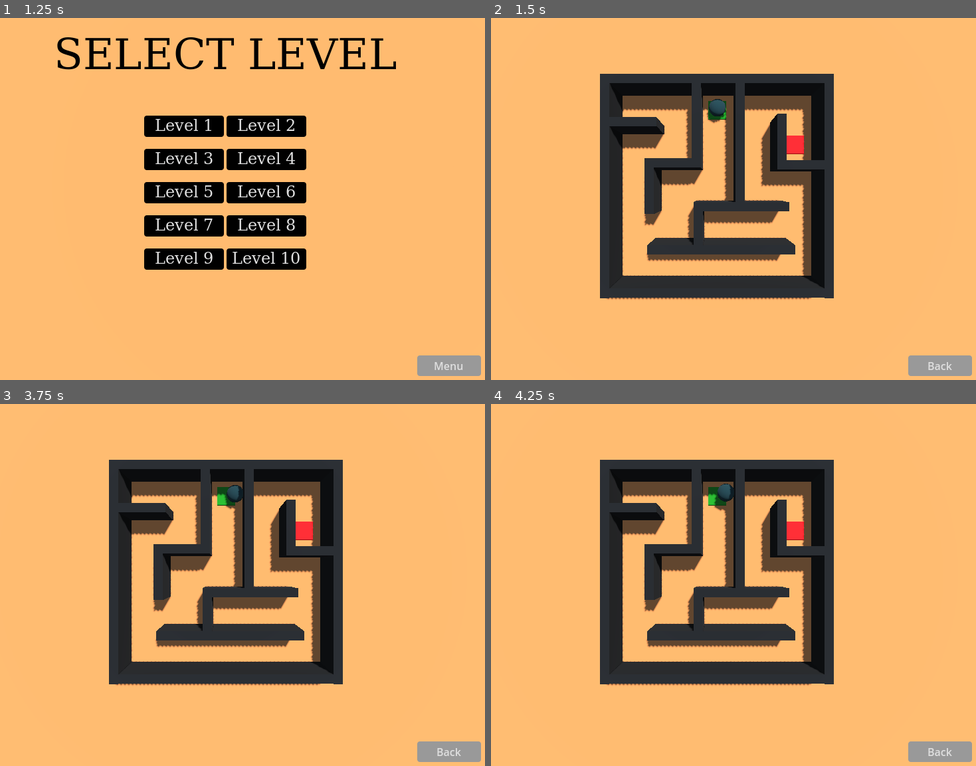
Above: before the commit, frames 1-4 (two rows, left to right).
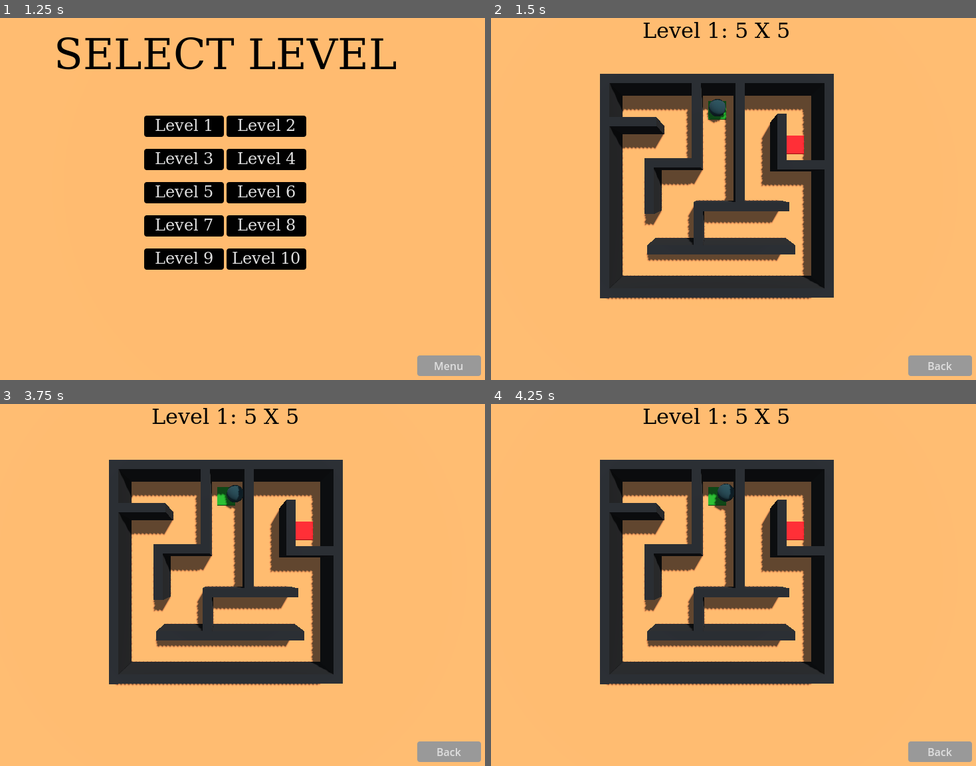
Above: after the commit, the same moments.

Repository: tautminas/sphere-in-a-maze
Game: Godot game, scene res://Menu/main_menu.tscn
The game is run twice, just before and just after one commit, with the same random seed, the same clock (stepped at 60 frames per second) and the same inputs.
Inputs:
- Up to frame 1 (1.25 s): click "Start" at 0.5 s
- Up to frame 2 (1.5 s): click "Level 1" at 1.25 s
- Up to frame 3 (3.75 s): click "Back" at 2 s; click "Level 1" at 2.75 s; tap Enter at 3.5 s; hold Right (right) from 3.53 s (still down)
- Up to frame 4 (4.25 s): keep holding Right (right); tap Space (jump) at 3.77 s

Frame 1 is identical in both runs. In frame 2, 0.4% of the frame differs, in the area x 31-71%, y 1-78%; in frame 3, 0.4%; in frame 4, 0.4%.

Commit message:
Create a level description label and add it for all levels

Diff:
--- a/Level/level_1.tscn
+++ b/Level/level_1.tscn
@@ -1,9 +1,10 @@
-[gd_scene load_steps=16 format=3 uid="uid://2kvn12xg8s8p"]
+[gd_scene load_steps=17 format=3 uid="uid://2kvn12xg8s8p"]
 
 [ext_resource type="PackedScene" uid="uid://cyhvniedkv4gs" path="res://player.tscn" id="1_ouy0f"]
 [ext_resource type="Script" path="res://Level/EndPad.gd" id="1_r13av"]
 [ext_resource type="Texture2D" uid="uid://c26r518omu7ua" path="res://Level/level_1.png" id="3_fvkbp"]
 [ext_resource type="PackedScene" uid="uid://jub3svcbyt6m" path="res://Level/back_button.tscn" id="4_nso7i"]
+[ext_resource type="PackedScene" uid="uid://cpl1i1vspi4jd" path="res://level_label.tscn" id="5_lthx7"]
 
 [sub_resource type="ProceduralSkyMaterial" id="ProceduralSkyMaterial_u31xn"]
 sky_horizon_color = Color(0.64625, 0.65575, 0.67075, 1)
@@ -120,7 +121,7 @@
 material = SubResource("StandardMaterial3D_2ppxr")
 
 [node name="Wall2" type="CSGBox3D" parent="Walls"]
-transform = Transform3D(1, 0, 0, 0, 1, 0, 0, 0, 1, 6.0955, 1, 0)
+transform = Transform3D(1, 0, 0, 0, 1, 0, 0, 0, 1, 6.0955, 1, -0.0167555)
 use_collision = true
 size = Vector3(0.5, 2, 12)
 material = SubResource("StandardMaterial3D_lee3d")
@@ -167,4 +168,7 @@
 size = Vector3(0.5, 2, 2.5)
 material = SubResource("StandardMaterial3D_h3055")
 
+[node name="LevelLabelControl" parent="." instance=ExtResource("5_lthx7")]
+level_description = "Level 1: 5 X 5"
+
 [node name="BackButtonControl" parent="." instance=ExtResource("4_nso7i")]
--- a/Level/level_10.tscn
+++ b/Level/level_10.tscn
@@ -1,9 +1,10 @@
-[gd_scene load_steps=12 format=3 uid="uid://2e67uf31abjo"]
+[gd_scene load_steps=13 format=3 uid="uid://2e67uf31abjo"]
 
 [ext_resource type="Script" path="res://Level/EndPad.gd" id="1_vbs0n"]
 [ext_resource type="PackedScene" uid="uid://cyhvniedkv4gs" path="res://player.tscn" id="2_fqpyq"]
 [ext_resource type="Texture2D" uid="uid://cm58dekreqj4m" path="res://Level/level_10.png" id="3_4ncyu"]
 [ext_resource type="PackedScene" uid="uid://jub3svcbyt6m" path="res://Level/back_button.tscn" id="4_2ad5u"]
+[ext_resource type="PackedScene" uid="uid://cpl1i1vspi4jd" path="res://level_label.tscn" id="5_sqaru"]
 
 [sub_resource type="ProceduralSkyMaterial" id="ProceduralSkyMaterial_u31xn"]
 sky_horizon_color = Color(0.64625, 0.65575, 0.67075, 1)
@@ -671,4 +672,7 @@
 size = Vector3(0.5, 2, 33.4)
 material = SubResource("StandardMaterial3D_2ppxr")
 
+[node name="LevelLabelControl" parent="." instance=ExtResource("5_sqaru")]
+level_description = "Level 10: 14 X 14"
+
 [node name="BackButtonControl" parent="." instance=ExtResource("4_2ad5u")]
--- a/Level/level_2.tscn
+++ b/Level/level_2.tscn
@@ -1,9 +1,10 @@
-[gd_scene load_steps=12 format=3 uid="uid://bpie2rvnvyeiv"]
+[gd_scene load_steps=13 format=3 uid="uid://bpie2rvnvyeiv"]
 
 [ext_resource type="Script" path="res://Level/EndPad.gd" id="1_pww1t"]
 [ext_resource type="PackedScene" uid="uid://cyhvniedkv4gs" path="res://player.tscn" id="2_2dkny"]
 [ext_resource type="Texture2D" uid="uid://bygvtjmr0asrc" path="res://Level/level_2.png" id="3_yu03l"]
 [ext_resource type="PackedScene" uid="uid://jub3svcbyt6m" path="res://Level/back_button.tscn" id="4_hpj5f"]
+[ext_resource type="PackedScene" uid="uid://cpl1i1vspi4jd" path="res://level_label.tscn" id="5_vvv17"]
 
 [sub_resource type="ProceduralSkyMaterial" id="ProceduralSkyMaterial_u31xn"]
 sky_horizon_color = Color(0.64625, 0.65575, 0.67075, 1)
@@ -209,4 +210,7 @@
 size = Vector3(0.5, 2, 2.77)
 material = SubResource("StandardMaterial3D_2ppxr")
 
+[node name="LevelLabelControl" parent="." instance=ExtResource("5_vvv17")]
+level_description = "Level 2: 6 X 6"
+
 [node name="BackButtonControl" parent="." instance=ExtResource("4_hpj5f")]
--- a/Level/level_3.tscn
+++ b/Level/level_3.tscn
@@ -1,9 +1,10 @@
-[gd_scene load_steps=12 format=3 uid="uid://dlnijuiltk1lo"]
+[gd_scene load_steps=13 format=3 uid="uid://dlnijuiltk1lo"]
 
 [ext_resource type="Script" path="res://Level/EndPad.gd" id="1_q08u6"]
 [ext_resource type="PackedScene" uid="uid://cyhvniedkv4gs" path="res://player.tscn" id="2_a8f8f"]
 [ext_resource type="Texture2D" uid="uid://ua08qartifuk" path="res://Level/level_3.png" id="3_jqc55"]
 [ext_resource type="PackedScene" uid="uid://jub3svcbyt6m" path="res://Level/back_button.tscn" id="4_12s08"]
+[ext_resource type="PackedScene" uid="uid://cpl1i1vspi4jd" path="res://level_label.tscn" id="5_oao0v"]
 
 [sub_resource type="ProceduralSkyMaterial" id="ProceduralSkyMaterial_u31xn"]
 sky_horizon_color = Color(0.64625, 0.65575, 0.67075, 1)
@@ -203,4 +204,7 @@
 size = Vector3(0.5, 2, 14.5)
 material = SubResource("StandardMaterial3D_2ppxr")
 
+[node name="LevelLabelControl" parent="." instance=ExtResource("5_oao0v")]
+level_description = "Level 3: 7 X 7"
+
 [node name="BackButtonControl" parent="." instance=ExtResource("4_12s08")]
--- a/Level/level_4.tscn
+++ b/Level/level_4.tscn
@@ -1,9 +1,10 @@
-[gd_scene load_steps=12 format=3 uid="uid://dj0phsm0ynuog"]
+[gd_scene load_steps=13 format=3 uid="uid://dj0phsm0ynuog"]
 
 [ext_resource type="Script" path="res://Level/EndPad.gd" id="1_mjetw"]
 [ext_resource type="PackedScene" uid="uid://cyhvniedkv4gs" path="res://player.tscn" id="2_62f4o"]
 [ext_resource type="Texture2D" uid="uid://beqqr2tjnoq3u" path="res://Level/level_4.png" id="2_plleg"]
 [ext_resource type="PackedScene" uid="uid://jub3svcbyt6m" path="res://Level/back_button.tscn" id="4_bdkrh"]
+[ext_resource type="PackedScene" uid="uid://cpl1i1vspi4jd" path="res://level_label.tscn" id="5_w4bfw"]
 
 [sub_resource type="ProceduralSkyMaterial" id="ProceduralSkyMaterial_u31xn"]
 sky_horizon_color = Color(0.64625, 0.65575, 0.67075, 1)
@@ -257,4 +258,7 @@
 size = Vector3(0.5, 2, 19)
 material = SubResource("StandardMaterial3D_2ppxr")
 
+[node name="LevelLabelControl" parent="." instance=ExtResource("5_w4bfw")]
+level_description = "Level 4: 8 X 8"
+
 [node name="BackButtonControl" parent="." instance=ExtResource("4_bdkrh")]
--- a/Level/level_5.tscn
+++ b/Level/level_5.tscn
@@ -1,9 +1,10 @@
-[gd_scene load_steps=12 format=3 uid="uid://7xwbm6q813au"]
+[gd_scene load_steps=13 format=3 uid="uid://7xwbm6q813au"]
 
 [ext_resource type="Script" path="res://Level/EndPad.gd" id="1_1lio2"]
 [ext_resource type="PackedScene" uid="uid://cyhvniedkv4gs" path="res://player.tscn" id="2_71aw8"]
 [ext_resource type="Texture2D" uid="uid://ds6utachq17p3" path="res://Level/level_5.png" id="2_kg7md"]
 [ext_resource type="PackedScene" uid="uid://jub3svcbyt6m" path="res://Level/back_button.tscn" id="4_1gi2i"]
+[ext_resource type="PackedScene" uid="uid://cpl1i1vspi4jd" path="res://level_label.tscn" id="5_xywd6"]
 
 [sub_resource type="ProceduralSkyMaterial" id="ProceduralSkyMaterial_u31xn"]
 sky_horizon_color = Color(0.64625, 0.65575, 0.67075, 1)
@@ -287,4 +288,7 @@
 size = Vector3(0.5, 2, 21.3)
 material = SubResource("StandardMaterial3D_2ppxr")
 
+[node name="LevelLabelControl" parent="." instance=ExtResource("5_xywd6")]
+level_description = "Level 5: 9 X 9"
+
 [node name="BackButtonControl" parent="." instance=ExtResource("4_1gi2i")]
--- a/Level/level_6.tscn
+++ b/Level/level_6.tscn
@@ -1,9 +1,10 @@
-[gd_scene load_steps=12 format=3 uid="uid://cwolqfgbdv6c1"]
+[gd_scene load_steps=13 format=3 uid="uid://cwolqfgbdv6c1"]
 
 [ext_resource type="Script" path="res://Level/EndPad.gd" id="1_sbr3c"]
 [ext_resource type="PackedScene" uid="uid://cyhvniedkv4gs" path="res://player.tscn" id="2_s0ukj"]
 [ext_resource type="Texture2D" uid="uid://c7su0cpk86jsq" path="res://Level/level_6.png" id="2_yopi8"]
 [ext_resource type="PackedScene" uid="uid://jub3svcbyt6m" path="res://Level/back_button.tscn" id="4_ymit6"]
+[ext_resource type="PackedScene" uid="uid://cpl1i1vspi4jd" path="res://level_label.tscn" id="5_lv17s"]
 
 [sub_resource type="ProceduralSkyMaterial" id="ProceduralSkyMaterial_u31xn"]
 sky_horizon_color = Color(0.64625, 0.65575, 0.67075, 1)
@@ -377,4 +378,7 @@
 size = Vector3(0.5, 2, 23.67)
 material = SubResource("StandardMaterial3D_2ppxr")
 
+[node name="LevelLabelControl" parent="." instance=ExtResource("5_lv17s")]
+level_description = "Level 6: 10 X 10"
+
 [node name="BackButtonControl" parent="." instance=ExtResource("4_ymit6")]
--- a/Level/level_7.tscn
+++ b/Level/level_7.tscn
@@ -1,9 +1,10 @@
-[gd_scene load_steps=12 format=3 uid="uid://brbt4e5u2itib"]
+[gd_scene load_steps=13 format=3 uid="uid://brbt4e5u2itib"]
 
 [ext_resource type="Script" path="res://Level/EndPad.gd" id="1_ybd6n"]
 [ext_resource type="Texture2D" uid="uid://5qf3gj2epi4b" path="res://Level/level_7.png" id="2_3wq4h"]
 [ext_resource type="PackedScene" uid="uid://cyhvniedkv4gs" path="res://player.tscn" id="2_bmsc5"]
 [ext_resource type="PackedScene" uid="uid://jub3svcbyt6m" path="res://Level/back_button.tscn" id="4_tdk8w"]
+[ext_resource type="PackedScene" uid="uid://cpl1i1vspi4jd" path="res://level_label.tscn" id="5_1ckld"]
 
 [sub_resource type="ProceduralSkyMaterial" id="ProceduralSkyMaterial_u31xn"]
 sky_horizon_color = Color(0.64625, 0.65575, 0.67075, 1)
@@ -419,4 +420,7 @@
 size = Vector3(0.5, 2, 26.05)
 material = SubResource("StandardMaterial3D_2ppxr")
 
+[node name="LevelLabelControl" parent="." instance=ExtResource("5_1ckld")]
+level_description = "Level 7: 11 X 11"
+
 [node name="BackButtonControl" parent="." instance=ExtResource("4_tdk8w")]
--- a/Level/level_8.tscn
+++ b/Level/level_8.tscn
@@ -1,9 +1,10 @@
-[gd_scene load_steps=12 format=3 uid="uid://2tvnxdr7ge8t"]
+[gd_scene load_steps=13 format=3 uid="uid://2tvnxdr7ge8t"]
 
 [ext_resource type="Script" path="res://Level/EndPad.gd" id="1_wll88"]
 [ext_resource type="PackedScene" uid="uid://cyhvniedkv4gs" path="res://player.tscn" id="2_1a3yf"]
 [ext_resource type="Texture2D" uid="uid://cqidvkuhccq1h" path="res://Level/level_8.png" id="3_g5qdx"]
 [ext_resource type="PackedScene" uid="uid://jub3svcbyt6m" path="res://Level/back_button.tscn" id="4_g3uh0"]
+[ext_resource type="PackedScene" uid="uid://cpl1i1vspi4jd" path="res://level_label.tscn" id="5_wt0yn"]
 
 [sub_resource type="ProceduralSkyMaterial" id="ProceduralSkyMaterial_u31xn"]
 sky_horizon_color = Color(0.64625, 0.65575, 0.67075, 1)
@@ -419,4 +420,7 @@
 size = Vector3(0.5, 2, 29)
 material = SubResource("StandardMaterial3D_2ppxr")
 
+[node name="LevelLabelControl" parent="." instance=ExtResource("5_wt0yn")]
+level_description = "Level 8: 12 X 12"
+
 [node name="BackButtonControl" parent="." instance=ExtResource("4_g3uh0")]
--- a/Level/level_9.tscn
+++ b/Level/level_9.tscn
@@ -1,9 +1,10 @@
-[gd_scene load_steps=12 format=3 uid="uid://dq21jh8m0umwa"]
+[gd_scene load_steps=13 format=3 uid="uid://dq21jh8m0umwa"]
 
 [ext_resource type="Script" path="res://Level/EndPad.gd" id="1_438u6"]
 [ext_resource type="Texture2D" uid="uid://g7d77cweiuwf" path="res://Level/level_9.png" id="2_70705"]
 [ext_resource type="PackedScene" uid="uid://cyhvniedkv4gs" path="res://player.tscn" id="2_ptnlq"]
 [ext_resource type="PackedScene" uid="uid://jub3svcbyt6m" path="res://Level/back_button.tscn" id="4_cen75"]
+[ext_resource type="PackedScene" uid="uid://cpl1i1vspi4jd" path="res://level_label.tscn" id="5_eiaqa"]
 
 [sub_resource type="ProceduralSkyMaterial" id="ProceduralSkyMaterial_u31xn"]
 sky_horizon_color = Color(0.64625, 0.65575, 0.67075, 1)
@@ -521,4 +522,7 @@
 size = Vector3(0.5, 2, 31.5)
 material = SubResource("StandardMaterial3D_2ppxr")
 
+[node name="LevelLabelControl" parent="." instance=ExtResource("5_eiaqa")]
+level_description = "Level 9: 13 X 13"
+
 [node name="BackButtonControl" parent="." instance=ExtResource("4_cen75")]
--- /dev/null
+++ b/level_label.gd
@@ -0,0 +1,7 @@
+extends Control
+
+@export var level_description: String
+@onready var level_label: Label = $LevelLabel
+
+func _ready() -> void:
+	level_label.text = level_description
--- /dev/null
+++ b/level_label.tscn
@@ -0,0 +1,31 @@
+[gd_scene load_steps=3 format=3 uid="uid://cpl1i1vspi4jd"]
+
+[ext_resource type="Script" path="res://level_label.gd" id="1_ygjwf"]
+
+[sub_resource type="SystemFont" id="SystemFont_yunss"]
+font_names = PackedStringArray("Monospace")
+
+[node name="LevelLabelControl" type="Control"]
+layout_mode = 3
+anchors_preset = 15
+anchor_right = 1.0
+anchor_bottom = 1.0
+grow_horizontal = 2
+grow_vertical = 2
+script = ExtResource("1_ygjwf")
+level_description = "Level X: Description"
+
+[node name="LevelLabel" type="Label" parent="."]
+layout_mode = 1
+anchors_preset = 5
+anchor_left = 0.5
+anchor_right = 0.5
+offset_left = -20.0
+offset_top = 50.0
+offset_right = 20.0
+offset_bottom = 73.0
+grow_horizontal = 2
+theme_override_colors/font_color = Color(0, 0, 0, 1)
+theme_override_fonts/font = SubResource("SystemFont_yunss")
+theme_override_font_sizes/font_size = 32
+text = "Level label"
